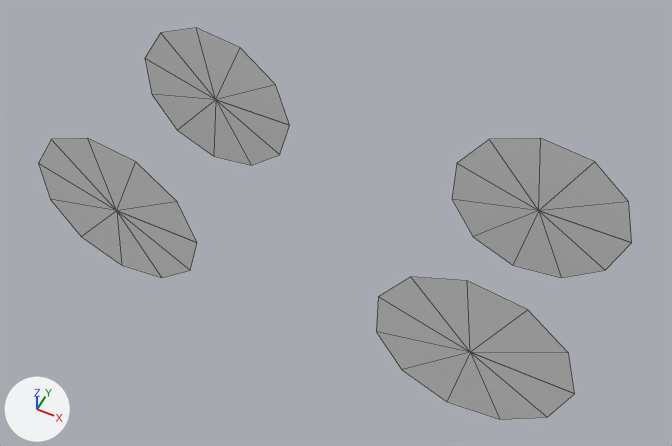
The glTF model PolyBlob.Sample/car.gltf: old version first, new version second.
The view is the same before and after, from a 50 mm camera at (3.07, -5.95, 7.29) aimed at (0.12, -0.05, -0.08). The axes (+X, +Y, +Z) are drawn at lower left. The lights are the same throughout. Mesh edges are drawn as thin lines. Where no turn or scale is listed for an object, it has been applied to the vertices. Vertices at the same position are counted once.

Before the edit, the objects in view are built like this:
```python
me_tire = bpy.data.meshes.new('tire')
me_tire.from_pydata(...)  # 13 vertices, 11 faces; spans x -0.96..1.0, y 0.0, z -0.99..0.99
me_tire_001 = bpy.data.meshes.new('tire.001')
me_tire_001.from_pydata(...)  # 13 vertices, 11 faces; spans x -0.96..1.0, y 0.0, z -0.99..0.99
me_tire_002 = bpy.data.meshes.new('tire.002')
me_tire_002.from_pydata(...)  # 13 vertices, 11 faces; spans x -0.96..1.0, y 0.0, z -0.99..0.99
me_tire_003 = bpy.data.meshes.new('tire.003')
me_tire_003.from_pydata(...)  # 13 vertices, 11 faces; spans x -0.96..1.0, y 0.0, z -0.99..0.99
ob_tire = bpy.data.objects.new('Tire', me_tire)
ob_tire.location = (2.0, -1.0, 0.0)
ob_tire_001 = bpy.data.objects.new('Tire.001', me_tire_001)
ob_tire_001.location = (-2.0, -1.0, 0.0)
ob_tire_002 = bpy.data.objects.new('Tire.002', me_tire_002)
ob_tire_002.location = (2.0, 1.0, 0.0)
ob_tire_003 = bpy.data.objects.new('Tire.003', me_tire_003)
ob_tire_003.location = (-2.0, 1.0, 0.0)
```
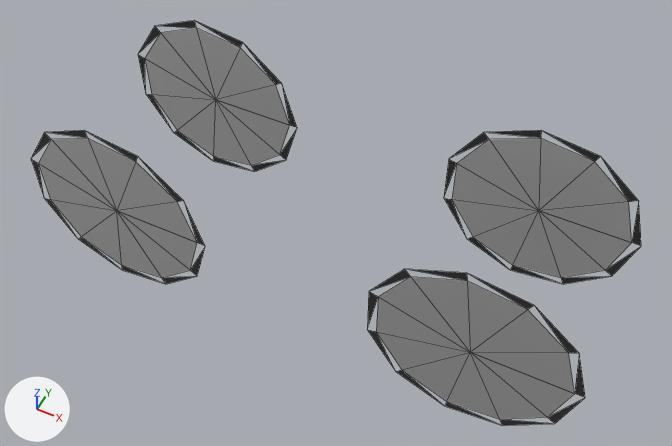
Location of each change, [x1, y1, x2, y2] in pixels of the pictures (672 x 446 px):
'Tire', reshaped (10% wider, 10% taller)
    before: [376, 277, 574, 419]
    after: [367, 269, 585, 426]
'Tire.002', reshaped (9% wider, 10% taller)
    before: [452, 138, 632, 278]
    after: [444, 130, 641, 284]
'Tire.001', reshaped (9% wider, 10% taller)
    before: [38, 138, 197, 278]
    after: [31, 130, 205, 284]
'Tire.003', reshaped (10% wider, 9% taller)
    before: [145, 28, 290, 165]
    after: [138, 21, 297, 171]
part 1 of me_tire, added (black)
    after: [367, 269, 585, 426]
part 2 of me_tire, recoloured
    both: [376, 277, 574, 419]
part 3 of me_tire_001, added (black)
    after: [31, 130, 205, 284]
part 4 of me_tire_001, recoloured
    both: [38, 138, 197, 278]
part 5 of me_tire_002, added (black)
    after: [444, 130, 641, 284]
part 6 of me_tire_002, recoloured
    both: [452, 138, 632, 278]
part 7 of me_tire_003, added (black)
    after: [138, 21, 297, 171]
part 8 of me_tire_003, recoloured
    both: [145, 28, 290, 165]

The change in detail:
Material 'rubber.003' (mat_rubber_003) is new.
Its base color is (0.0392, 0.0392, 0.0392) (black #383838).
Its metallic is 0.03.
Its roughness is 0.83.
Material 'metal.003' (mat_metal_003) is new.
Its base color is (0.902, 0.902, 0.902) (white #f4f4f4).
Its metallic is 0.8.
Its roughness is 0.4.
Material 'rubber.002' (mat_rubber_002) is new.
Its base color is (0.0392, 0.0392, 0.0392) (black #383838).
Its metallic is 0.03.
Its roughness is 0.83.
Material 'metal.002' (mat_metal_002) is new.
Its base color is (0.902, 0.902, 0.902) (white #f4f4f4).
Its metallic is 0.8.
Its roughness is 0.4.
Material 'metal.001' (mat_metal_001) is new.
Its base color is (0.902, 0.902, 0.902) (white #f4f4f4).
Its metallic is 0.8.
Its roughness is 0.4.
Material 'rubber.001' (mat_rubber_001) is new.
Its base color is (0.0392, 0.0392, 0.0392) (black #383838).
Its metallic is 0.03.
Its roughness is 0.83.
Material 'metal' (mat_metal) is new.
Its base color is (0.902, 0.902, 0.902) (white #f4f4f4).
Its metallic is 0.8.
Its roughness is 0.4.
Material 'rubber' (mat_rubber) is new.
Its base color is (0.0392, 0.0392, 0.0392) (black #383838).
Its metallic is 0.03.
Its roughness is 0.83.
me_tire is used by ob_tire; location (2.0, -1.0, 0.0).
me_tire had 13 vertices, 11 faces and spanned x -0.96..1.0, y 0.0, z -0.99..0.99.
me_tire now has 25 vertices, 22 faces and spans x -1.06..1.1, y 0.0, z -1.09..1.09.
Part 1, on me_tire:
12 vertices are added at x -1.06..1.1, y 0.0, z -1.09..1.09.
11 new faces join them, mat_rubber (black #383838).
me_tire part 2: 11 faces spanning x -0.96..1.0, y 0.0, z -0.99..0.99 switch from no material to mat_metal (white #f4f4f4).
me_tire now uses material mat_rubber (black #383838).
me_tire_001 is used by ob_tire_001; location (-2.0, -1.0, 0.0).
me_tire_001 had 13 vertices, 11 faces and spanned x -0.96..1.0, y 0.0, z -0.99..0.99.
me_tire_001 now has 25 vertices, 22 faces and spans x -1.06..1.1, y 0.0, z -1.09..1.09.
Part 3, on me_tire_001:
12 vertices are added at x -1.06..1.1, y 0.0, z -1.09..1.09.
11 new faces join them, mat_rubber_001 (black #383838).
me_tire_001 part 4: 11 faces spanning x -0.96..1.0, y 0.0, z -0.99..0.99 switch from no material to mat_metal_001 (white #f4f4f4).
me_tire_001 now uses material mat_rubber_001 (black #383838).
me_tire_002 is used by ob_tire_002; location (2.0, 1.0, 0.0).
me_tire_002 had 13 vertices, 11 faces and spanned x -0.96..1.0, y 0.0, z -0.99..0.99.
me_tire_002 now has 25 vertices, 22 faces and spans x -1.06..1.1, y 0.0, z -1.09..1.09.
Part 5, on me_tire_002:
12 vertices are added at x -1.06..1.1, y 0.0, z -1.09..1.09.
11 new faces join them, mat_rubber_002 (black #383838).
me_tire_002 part 6: 11 faces spanning x -0.96..1.0, y 0.0, z -0.99..0.99 switch from no material to mat_metal_002 (white #f4f4f4).
me_tire_002 now uses material mat_rubber_002 (black #383838).
me_tire_003 is used by ob_tire_003; location (-2.0, 1.0, 0.0).
me_tire_003 had 13 vertices, 11 faces and spanned x -0.96..1.0, y 0.0, z -0.99..0.99.
me_tire_003 now has 25 vertices, 22 faces and spans x -1.06..1.1, y 0.0, z -1.09..1.09.
Part 7, on me_tire_003:
12 vertices are added at x -1.06..1.1, y 0.0, z -1.09..1.09.
11 new faces join them, mat_rubber_003 (black #383838).
me_tire_003 part 8: 11 faces spanning x -0.96..1.0, y 0.0, z -0.99..0.99 switch from no material to mat_metal_003 (white #f4f4f4).
me_tire_003 now uses material mat_rubber_003 (black #383838).
